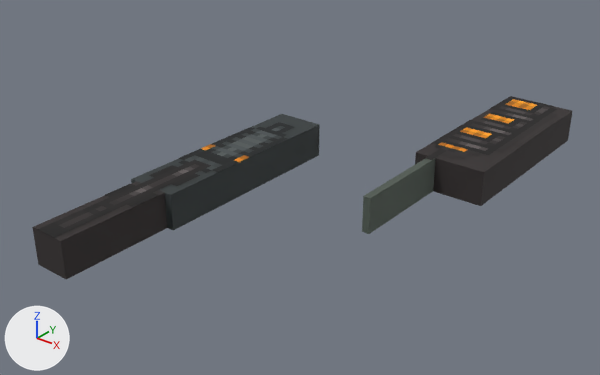
A saved change to the glTF model Content.CMU/Resources/Models/CMU14/Garrison/CMU3DReduxVehicleTankAceAutocannonMounted.glb.
One viewpoint serves both versions: a 50 mm camera at (2.19, -1.64, 3.1) aimed at (0.29, 0.74, 1.62). Lighting does not change. The marker at lower left points along +X, +Y and +Z. The older version comes first. Where no turn or scale is listed for an object, it has been applied to the vertices.

The scene before the commit, as lines of its bpy script (objects in view):
```python
ob_weapon_original_finish = bpy.data.objects.new('weapon original finish', me_solid_3)
ob_weapon_original_finish.location = (0.391, 0.875, 1.73)
ob_weapon_section = bpy.data.objects.new('weapon section', me_solid_0)
ob_weapon_section.location = (0.75, 1.781, 1.655)
ob_weapon_section.scale = (0.312, 0.438, 0.15)
ob_weapon_section_001 = bpy.data.objects.new('weapon section.001', me_solid_0)
ob_weapon_section_001.location = (0.75, 1.344, 1.655)
ob_weapon_section_001.scale = (0.312, 0.438, 0.15)
ob_weapon_section_002 = bpy.data.objects.new('weapon section.002', me_solid_1)
ob_weapon_section_002.location = (-0.016, 0.891, 1.655)
ob_weapon_section_002.scale = (0.219, 0.469, 0.15)
ob_weapon_section_003 = bpy.data.objects.new('weapon section.003', me_solid_2)
ob_weapon_section_003.location = (0.672, 0.891, 1.655)
ob_weapon_section_004 = bpy.data.objects.new('weapon section.004', me_solid_1)
ob_weapon_section_004.location = (-0.016, 0.438, 1.655)
ob_weapon_section_004.scale = (0.219, 0.438, 0.15)
ob_weapon_section_005 = bpy.data.objects.new('weapon section.005', me_solid_0)
ob_weapon_section_005.location = (-0.016, -0.016, 1.655)
ob_weapon_section_005.scale = (0.156, 0.469, 0.15)
```
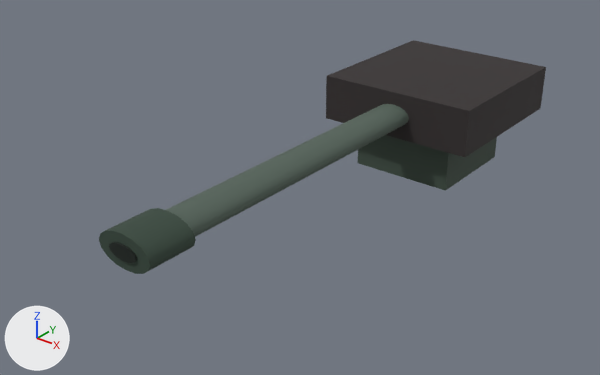
What differs and where, as boxes (x1, y1, x2, y2) in the pictures (600 x 375 px):
'weapon section.001', moved, rescaled
    before: (415, 139, 532, 206)
    after: (326, 40, 546, 157)
'weapon original finish', deleted
    before: (38, 96, 558, 238)
'cylindrical gun barrel', added
    after: (166, 104, 409, 237)
'weapon section.005', deleted
    before: (32, 181, 167, 279)
'weapon section', moved, rescaled
    before: (472, 106, 572, 170)
    after: (358, 135, 497, 191)
'muzzle collar', added
    after: (99, 208, 196, 274)
'weapon section.004', deleted
    before: (131, 158, 250, 230)
'weapon section.002', deleted
    before: (249, 114, 320, 191)
'weapon section.003', deleted
    before: (362, 158, 436, 234)
'muzzle bore', added
    after: (109, 242, 137, 263)

Patch to the scene script:
```diff
--- a/Content.CMU/Resources/Models/CMU14/Garrison/CMU3DReduxVehicleTankAceAutocannonMounted.glb.py
+++ b/Content.CMU/Resources/Models/CMU14/Garrison/CMU3DReduxVehicleTankAceAutocannonMounted.glb.py
@@ mat_101b14 @@
+mat_101b14 = principled_material('#101B14')
+mat_101b14.base_color = (0.00518, 0.011, 0.007)  # black #101b14
+mat_101b14.roughness = 0.82
@@ mat_35473b @@
+mat_35473b = principled_material('#35473B')
+mat_35473b.base_color = (0.0356, 0.063, 0.0437)  # greyish green #35473b
+mat_35473b.roughness = 0.82
@@ mat_546359 @@
+mat_546359 = principled_material('#546359')
+mat_546359.base_color = (0.0887, 0.125, 0.0999)  # dark grey #546359
+mat_546359.roughness = 0.82
@@ me_solid_4 @@
+me_solid_4.from_pydata(...)  # 36 vertices, 64 faces; spans x -0.0619..0.0619, y -0.0034..0.0034, z -0.0285..0.0285
+me_solid_4.materials.append(mat_101b14)  # black #101b14
@@ me_solid_3_1 @@
+me_solid_3_1.from_pydata(...)  # 36 vertices, 64 faces; spans x -0.119..0.119, y -0.096..0.096, z -0.064..0.064
+me_solid_3_1.materials.append(mat_35473b)  # greyish green #35473b
@@ me_solid_2_1 @@
+me_solid_2_1.from_pydata(...)  # 36 vertices, 64 faces; spans x -0.08..0.08, y -0.87..0.87, z -0.05..0.05
+me_solid_2_1.materials.append(mat_546359)  # dark grey #546359
@@ ob_weapon_section @@
 ob_weapon_section = bpy.data.objects.new('weapon section', me_solid_0)
-ob_weapon_section.location = (0.75, 1.781, 1.655)
-ob_weapon_section.scale = (0.312, 0.438, 0.15)
+ob_weapon_section.location = (0.391, 1.584, 1.64)
+ob_weapon_section.scale = (0.474, 0.472, 0.32)
@@ ob_weapon_section_001 @@
 ob_weapon_section_001 = bpy.data.objects.new('weapon section.001', me_solid_0)
-ob_weapon_section_001.location = (0.75, 1.344, 1.655)
-ob_weapon_section_001.scale = (0.312, 0.438, 0.15)
+ob_weapon_section_001.location = (0.391, 1.629, 1.808)
+ob_weapon_section_001.scale = (0.722, 0.743, 0.205)
@@ ob_weapon_section_002 @@
-ob_weapon_section_002 = bpy.data.objects.new('weapon section.002', me_solid_1)
-ob_weapon_section_002.location = (-0.016, 0.891, 1.655)
-ob_weapon_section_002.scale = (0.219, 0.469, 0.15)
@@ ob_weapon_section_003 @@
-ob_weapon_section_003 = bpy.data.objects.new('weapon section.003', me_solid_2)
-ob_weapon_section_003.location = (0.672, 0.891, 1.655)
@@ ob_weapon_section_004 @@
-ob_weapon_section_004 = bpy.data.objects.new('weapon section.004', me_solid_1)
-ob_weapon_section_004.location = (-0.016, 0.438, 1.655)
-ob_weapon_section_004.scale = (0.219, 0.438, 0.15)
@@ ob_weapon_section_005 @@
-ob_weapon_section_005 = bpy.data.objects.new('weapon section.005', me_solid_0)
-ob_weapon_section_005.location = (-0.016, -0.016, 1.655)
-ob_weapon_section_005.scale = (0.156, 0.469, 0.15)
@@ ob_weapon_original_finish @@
-ob_weapon_original_finish = bpy.data.objects.new('weapon original finish', me_solid_3)
-ob_weapon_original_finish.location = (0.391, 0.875, 1.73)
@@ ob_muzzle_bore @@
+ob_muzzle_bore = bpy.data.objects.new('muzzle bore', me_solid_4)
+ob_muzzle_bore.location = (0.391, -0.253, 1.808)
@@ ob_muzzle_collar @@
+ob_muzzle_collar = bpy.data.objects.new('muzzle collar', me_solid_3_1)
+ob_muzzle_collar.location = (0.391, -0.154, 1.808)
@@ ob_cylindrical_gun_barrel @@
+ob_cylindrical_gun_barrel = bpy.data.objects.new('cylindrical gun barrel', me_solid_2_1)
+ob_cylindrical_gun_barrel.location = (0.391, 0.656, 1.808)
```
